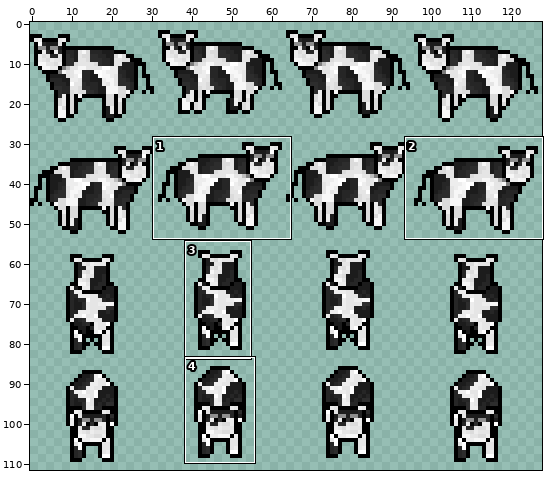
Two versions of one sprite sheet, Content/Textures/Entities/Cow.png. Above, an overview of the earlier version with the close-up marked.
Close-up. Before:
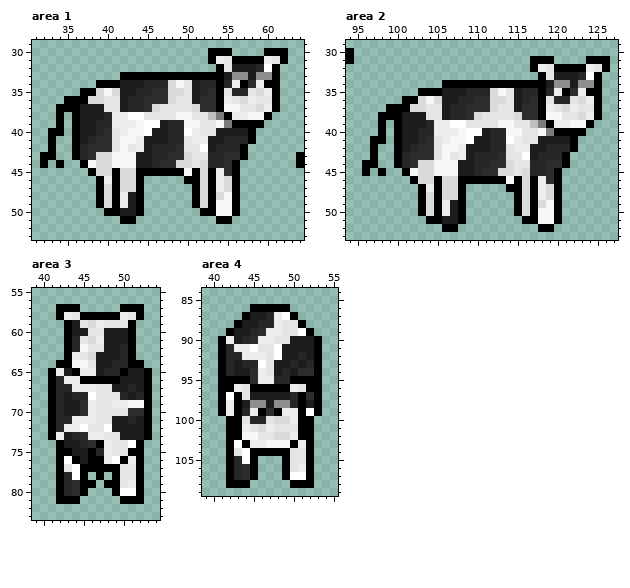
The file is 128x112 pixels. Colours within 5 levels of each other are drawn and written as one. Shown: area 1: x 31..64, y 29..53; area 2: x 94..127, y 29..53; area 3: x 39..54, y 55..83; area 4: x 39..55, y 84..109. The commit also changed other parts of the picture, which this record leaves out.
And afterwards:
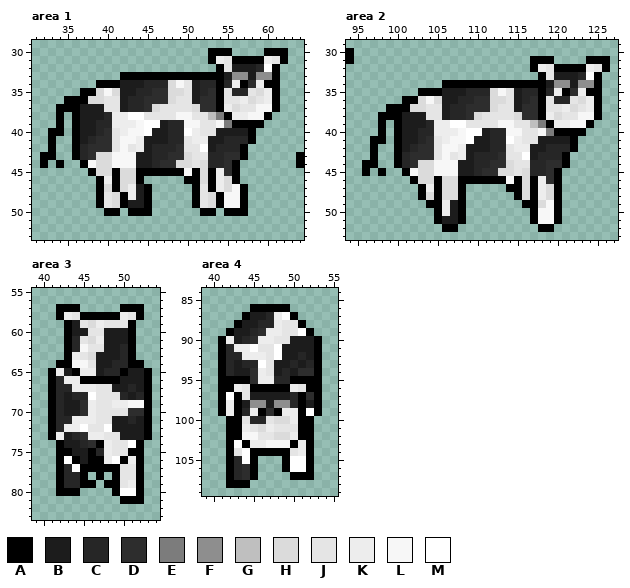
Palette (. is transparent): A #000000  B #1c1c1c  C #262626  D #2d2d2d  E #7c7c7c  F #8e8e8e  G #bfbfbf  H #dbdbdb  J #e5e5e5  K #ededed  L #f7f7f7  M #ffffff
The edit:
Area 1:
y 36: x 55 K -> J; x 57..58 HK -> KH; x 60 J -> K
y 37: x 55..56 LL -> KH; x 59..60 HK -> LL
y 47: x 43..45 HA. -> KBA; x 52 H -> J; x 56..57 A. -> LA
y 48: x 40..45 HAKBA. -> JHAKBA; x 52..54 HAH -> JHA; x 56..57 A. -> LA
y 49: x 40..42 HAK -> JHA; x 44..45 A. -> BA; x 52..54 HAL -> JHA; x 56..57 A. -> LA
y 50: x 42..43 BB -> .A; x 45 . -> A; x 54..55 LL -> .A; x 57 . -> A
y 51: x 42..43 AA -> ..; x 54..55 AA -> ..
Area 2:
y 37: x 119 K -> J; x 121..122 HK -> KH; x 124 J -> K
y 38: x 119..120 LL -> KH; x 123..124 HK -> LL
y 49: x 103..104 AH -> .A; x 115..116 AH -> .A
y 50: x 103..104 AH -> ..; x 115..116 AH -> ..
y 51: x 104 A -> .; x 116 A -> .
Area 3:
y 77: x 43 J -> C
y 78: x 44 M -> C
y 79: x 44 D -> C
y 80: x 43..45 CDA -> AA.
y 81: x 42..44 AAA -> ...
Area 4:
y 104: x 51 J -> K
y 105: x 50..51 JJ -> MM
y 106: x 50..51 JK -> MM
y 107: x 49..51 AMM -> .AA
y 108: x 50..52 AAA -> ...
Where, in picture pixels (left, top, right, bottom), the same in both close-ups:
changed: (224, 96, 272, 112)
changed: (104, 184, 152, 224)
changed: (200, 184, 248, 224)
changed: (546, 104, 594, 120)
changed: (418, 200, 434, 224)
changed: (514, 200, 530, 224)
changed: (56, 464, 88, 504)
changed: (282, 448, 314, 488)
